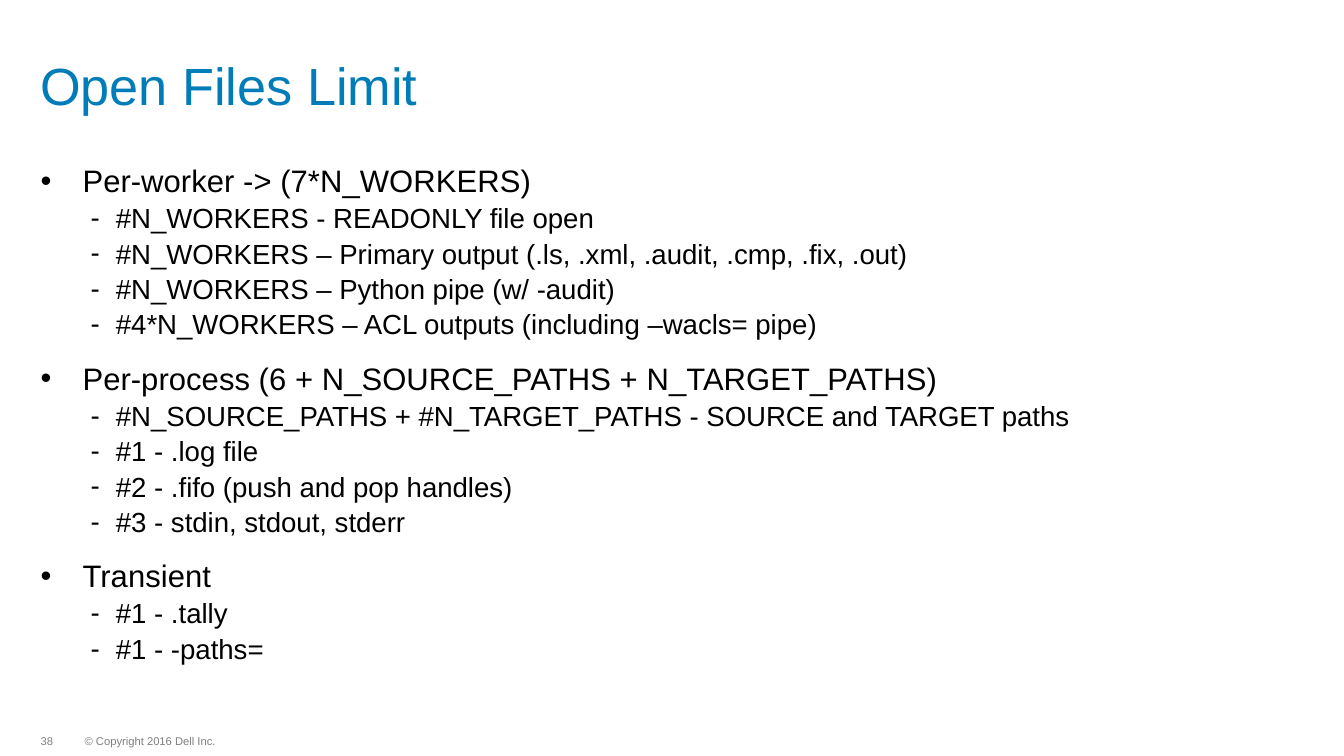
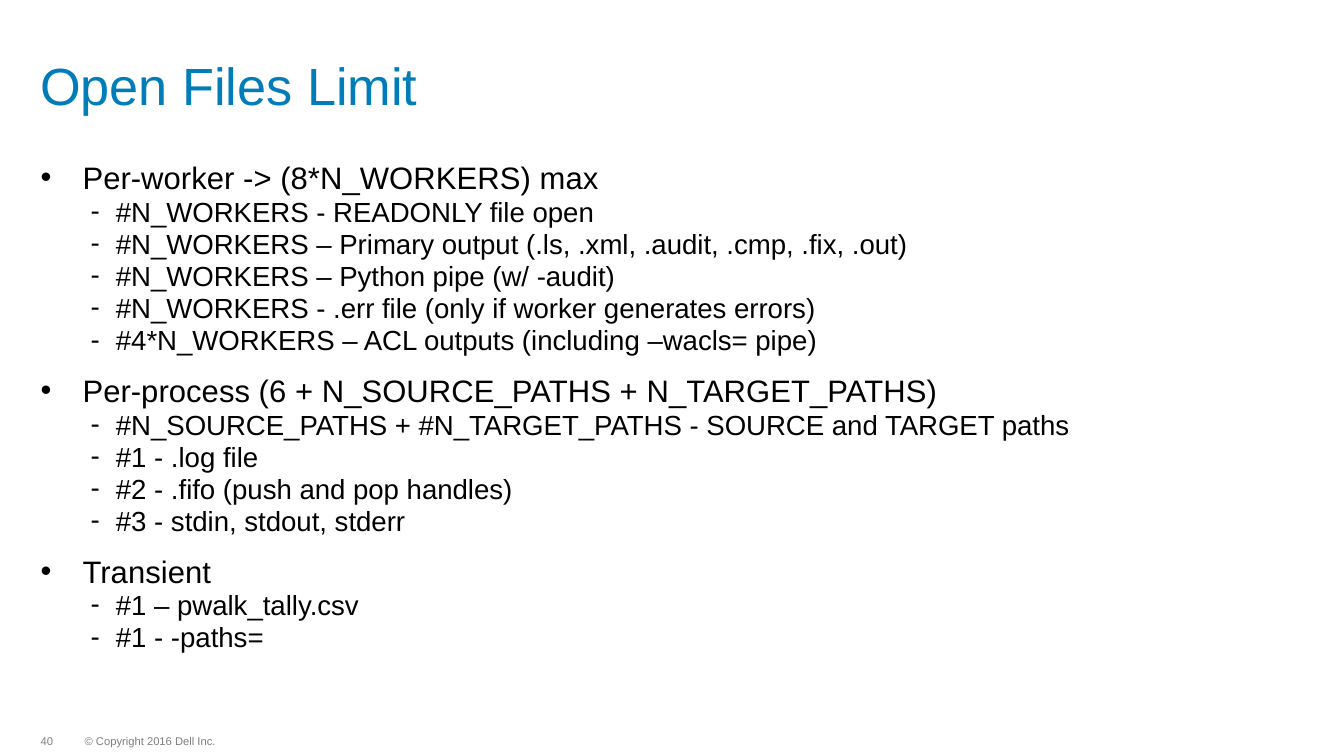
Before and after one commit to WhizBob/pwalk, a slide deck: slide 40 of doc/pwalk_slides.pptx (slide 38 before the commit). Drawn at 1344x756 pixels with LibreOffice and Linux fonts; fonts in the diff are those of the drawing; background and template pictures are left out. Boxes give left, top, right and bottom in pixels: in the first picture for what was removed or moved away, otherwise in the second. Text is boxed around its words. In the diff, an @@ line names an element or a change of style, - is before the commit and + after.

```diff
--- a/doc/pwalk_slides.pptx
+++ b/doc/pwalk_slides.pptx
@@ text at (x1=83, y1=166, x2=599, y2=196): text changed @@
-• Per-worker -> (7*N_WORKERS)
+• Per-worker -> (8*N_WORKERS) max
@@ text at (x1=83, y1=202, x2=1069, y2=653): line spacing 0.9 to 0.8 @@
@@ text at (x1=116, y1=298, x2=815, y2=324): paragraph added @@
+  – #N_WORKERS - .err file (only if worker generates errors)
@@ text at (x1=116, y1=595, x2=359, y2=621): text changed @@
-  – #1 - .tally
+  – #1 – pwalk_tally.csv
@@ page number at (x1=41, y1=737, x2=53, y2=745): text changed @@
-38
+40
```
Also in this commit, not shown: 5 other slides changed, 2 slides added, 1 other file.
